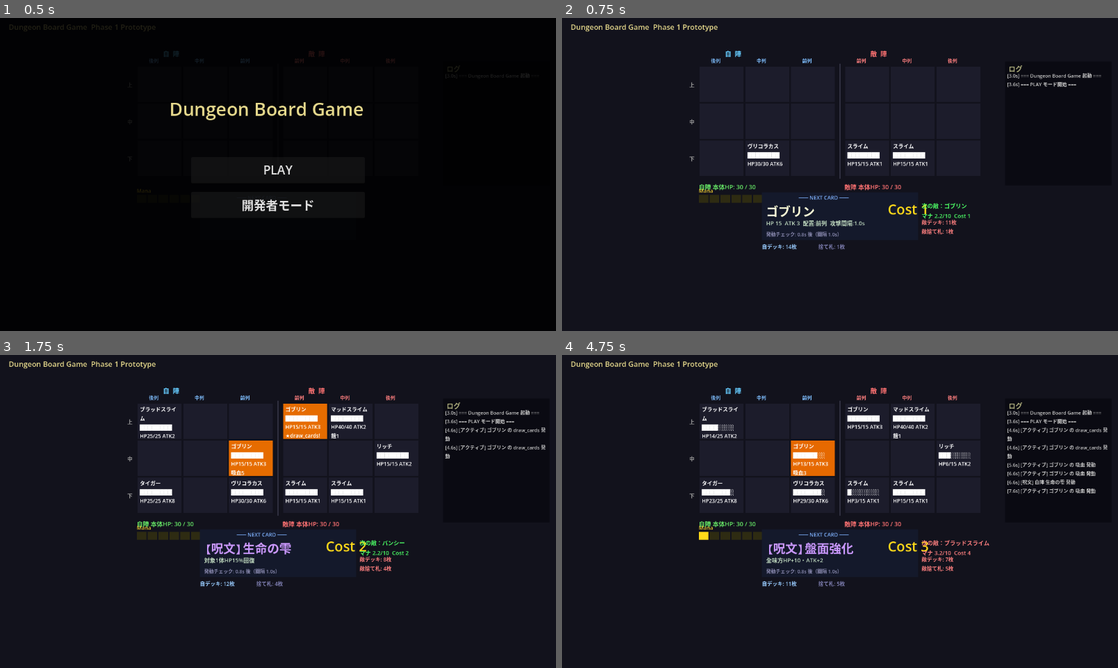
Above: before the commit, frames 1-4 (two rows, left to right).
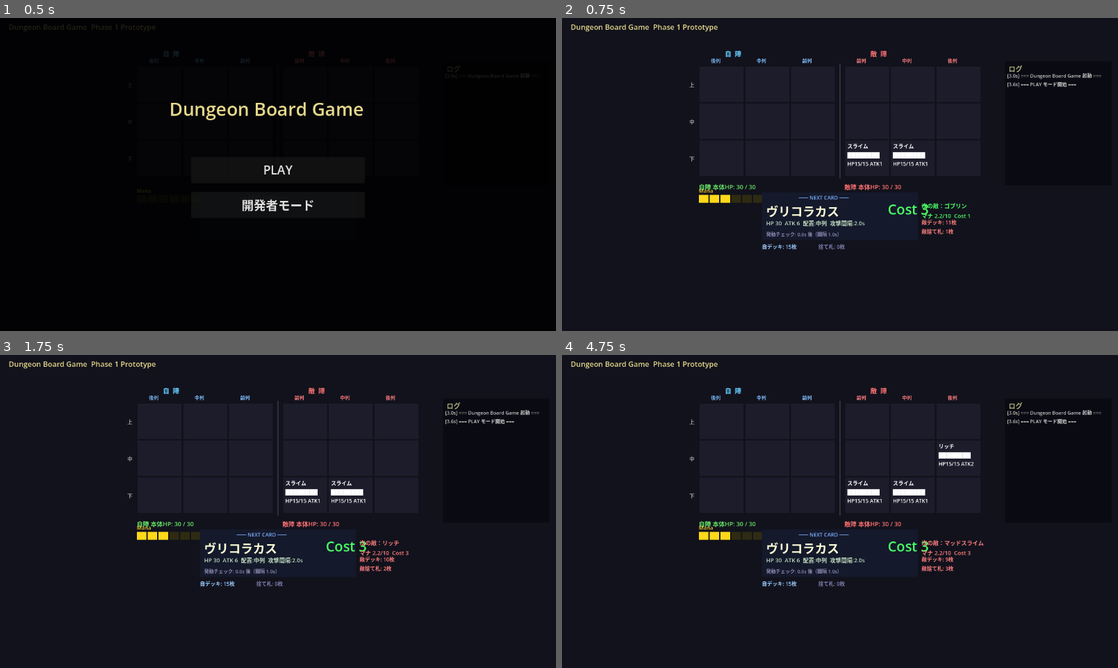
Above: after the commit, the same moments.

Repository: kazumak334-create/dungeon-board-game
Game: Godot game, scene res://scenes/Main.tscn
The game is run twice, just before and just after one commit, with the same random seed, the same clock (stepped at 60 frames per second) and the same inputs.
Inputs (mouse positions are in pixels of both pictures, inside the frame that each line leads up to):
- Up to frame 1 (0.5 s): no input
- Up to frame 2 (0.75 s): click "PLAY" at 0.5 s
- Up to frame 3 (1.75 s): tap Enter at 1.25 s; move the mouse to (400, 495) at 1.27 s; click (400, 495) at 1.42 s
- Up to frame 4 (4.75 s): drag from (728, 527) to (812, 574) at 2.02 s; move the mouse to (895, 442) at 2.77 s; click (895, 442) at 2.92 s; tap Space at 3.5 s; drag from (812, 574) to (673, 464) at 3.52 s; move the mouse to (1006, 558) at 4.27 s; click (1006, 558) at 4.42 s

Frame 1 is identical in both runs. In frame 2, 0.7% of the frame differs, in the area x 24-66%, y 40-74%; in frame 3, 4.2%, in the area x 24-99%, y 15-74%; in frame 4, 3.9%.
Error after the commit: Invalid access to property or key 'player_artifacts' on a base object of type 'Node (BoardManager)'. (res://scripts/DeckManager.gd:95)

Commit message:
fix: R8ハードコード修正（mana_drain/base_damage_reduce/mana_regen_modify）
- DeckManager/EnemyAIのスケルトン名直書きをEffectDB type="mana_drain"判定に変更
- EventQueueのbase_damage_reduce effect_id直書きをtype判定に変更
- DeckManagerのmana_regen_boost effect_id直書きをtype判定に変更
- EventQueue.gdのインデント崩れを修正

Co-Authored-By: Claude Sonnet 4.6 <noreply@anthropic.com>

Diff:
--- a/scripts/DeckManager.gd
+++ b/scripts/DeckManager.gd
@@ -70,9 +70,37 @@
 	deck.append(card)
 
 func process_deck(delta: float, board: Node) -> void:
-	# 敵スケルトンによるマナ回復妨害（1体につき-0.1/s）
-	var enemy_skeletons: int = board.count_units_by_name(1, "スケルトン")
-	var effective_regen: float = max(0.1, MANA_REGEN - enemy_skeletons * 0.1)
+	# 敵ユニットのmana_drainスキル（always）によるマナ回復妨害
+	var _EDB_regen = load("res://scripts/EffectDB.gd")
+	var drain_count: int = 0
+	for r in range(3):
+		for c in range(3):
+			var u = board.board[1][r][c]
+			if u == null:
+				continue
+			for sk in u.skills:
+				if sk.get("trigger", "") == "always":
+					var _eid_drain: String = sk.get("effect_id", "")
+					var _edef_drain: Dictionary = _EDB_regen.EFFECTS.get(_eid_drain, {})
+					if _edef_drain.get("type", "") == "mana_drain":
+						drain_count += 1
+						break
+	var per_unit: float = -0.1
+	for eid_d in _EDB_regen.EFFECTS:
+		if _EDB_regen.EFFECTS[eid_d].get("type", "") == "mana_drain":
+			per_unit = _EDB_regen.EFFECTS[eid_d].get("per_unit", -0.1)
+			break
+	var effective_regen: float = max(0.1, MANA_REGEN + drain_count * per_unit)
+	# 永久効果型アーティファクト: mana_regen_modify type のスキルを反映
+	for art_entry in board.player_artifacts:
+		if not (art_entry is Dictionary):
+			continue
+		for sk in art_entry.get("skills", []):
+			var _eid_regen: String = sk.get("effect_id", "")
+			var _edef_regen: Dictionary = _EDB_regen.EFFECTS.get(_eid_regen, {})
+			if _edef_regen.get("type", "") == "mana_regen_modify":
+				var pct: float = sk.get("params", {}).get("pct", _edef_regen.get("pct", 0.2))
+				effective_regen *= (1.0 + pct)
 	mana = min(MANA_MAX, mana + effective_regen * delta)
 	emit_signal("mana_changed", mana)
 
--- a/scripts/EnemyAI.gd
+++ b/scripts/EnemyAI.gd
@@ -93,9 +93,27 @@
 	return next_card
 
 func process_ai(delta: float, board: Node) -> void:
-	# プレイヤースケルトンによるマナ回復妨害（1体につき-0.1/s）
-	var player_skeletons: int = board.count_units_by_name(0, "スケルトン")
-	var effective_regen: float = max(0.1, MANA_REGEN - player_skeletons * 0.1)
+	# プレイヤーユニットのmana_drainスキル（always）によるマナ回復妨害
+	var _EDB_ai = load("res://scripts/EffectDB.gd")
+	var drain_count_ai: int = 0
+	for r in range(3):
+		for c in range(3):
+			var u = board.board[0][r][c]
+			if u == null:
+				continue
+			for sk in u.skills:
+				if sk.get("trigger", "") == "always":
+					var _eid_d: String = sk.get("effect_id", "")
+					var _edef_d: Dictionary = _EDB_ai.EFFECTS.get(_eid_d, {})
+					if _edef_d.get("type", "") == "mana_drain":
+						drain_count_ai += 1
+						break
+	var per_unit_ai: float = -0.1
+	for eid_da in _EDB_ai.EFFECTS:
+		if _EDB_ai.EFFECTS[eid_da].get("type", "") == "mana_drain":
+			per_unit_ai = _EDB_ai.EFFECTS[eid_da].get("per_unit", -0.1)
+			break
+	var effective_regen: float = max(0.1, MANA_REGEN + drain_count_ai * per_unit_ai)
 	mana = min(MANA_MAX, mana + effective_regen * delta)
 
 	_check_timer -= delta
--- a/scripts/EventQueue.gd
+++ b/scripts/EventQueue.gd
@@ -127,8 +127,22 @@
 				"base_damage":
 					var side: int = event["extra"].get("side", -1)
 					if side >= 0:
-						base_hp[side] = max(0, base_hp[side] - int(event["value"]))
-						board_manager.base_damaged.emit(side, int(event["value"]))
+						var raw_dmg: int = int(event["value"])
+						# 永久効果型アーティファクト: base_damage_reduce反映
+						var reduce_pct: float = 0.0
+						var artifact_list: Array = board_manager.player_artifacts if side == 0 else board_manager.enemy_artifacts
+						var _EDB_ev = load("res://scripts/EffectDB.gd")
+						for art_entry in artifact_list:
+							if not (art_entry is Dictionary):
+								continue
+							for sk in art_entry.get("skills", []):
+								var _eid_ev: String = sk.get("effect_id", "")
+								var _edef_ev: Dictionary = _EDB_ev.EFFECTS.get(_eid_ev, {})
+								if _edef_ev.get("type", "") == "base_damage_reduce":
+									reduce_pct += sk.get("params", {}).get("pct", _edef_ev.get("pct", 0.1))
+						var actual_dmg: int = max(0, int(float(raw_dmg) * (1.0 - reduce_pct)))
+						base_hp[side] = max(0, base_hp[side] - actual_dmg)
+						board_manager.base_damaged.emit(side, actual_dmg)
 
 				"status_apply":
 					var tgt = event["target"]
Not shown, changed: CHANGELOG.md
